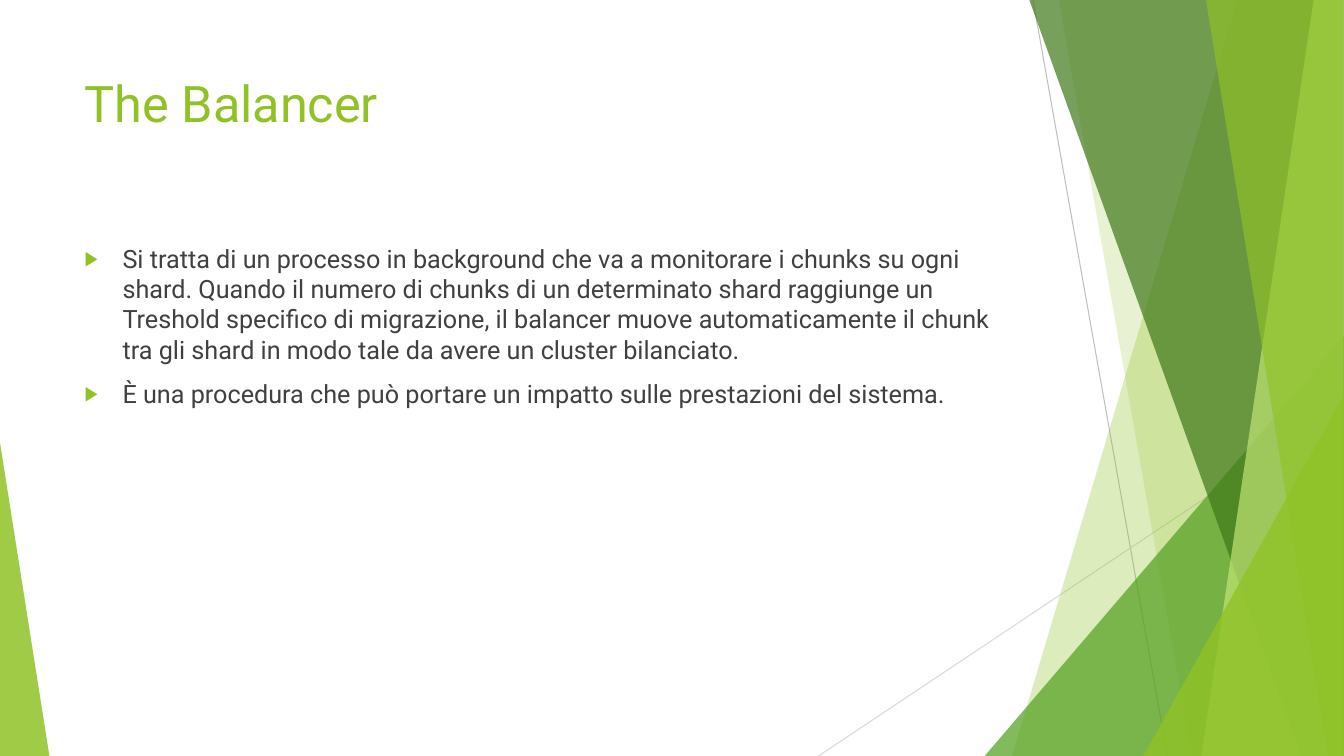
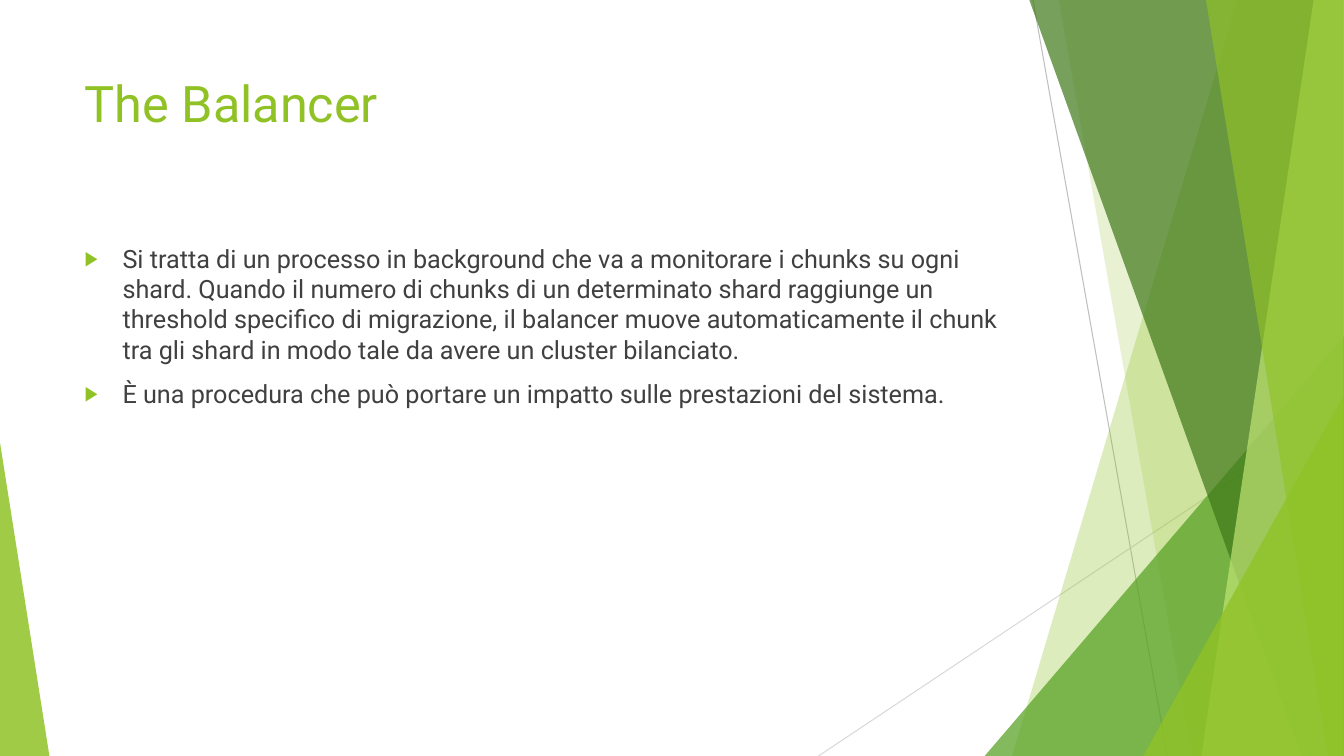
Before and after one commit to Buzzolan/VeronaCardMongoDB, a slide deck: slide 27 of Presentazione_progetto.pptx. Drawn at 1344x756 pixels with LibreOffice and Linux fonts; fonts in the diff are those of the drawing. Boxes give left, top, right and bottom in pixels: in the first picture for what was removed or moved away, otherwise in the second. Text is boxed around its words. In the diff, an @@ line names an element or a change of style, - is before the commit and + after.

Commit message:
ok

```diff
--- a/Presentazione_progetto.pptx
+++ b/Presentazione_progetto.pptx
@@ text at (x1=123, y1=249, x2=997, y2=365): text changed @@
-▶ Si tratta di un processo in background che va a monitorare i chunks su ogni shard. Quando il numero di chunks di un determinato shard raggiunge un Treshold specifico di migrazione, il balancer muove automaticamente il chunk tra gli shard in modo tale da avere un cluster bilanciato.
+▶ Si tratta di un processo in background che va a monitorare i chunks su ogni shard. Quando il numero di chunks di un determinato shard raggiunge un threshold specifico di migrazione, il balancer muove automaticamente il chunk tra gli shard in modo tale da avere un cluster bilanciato.
```
Also in this commit, not shown: 2 other slides changed.
